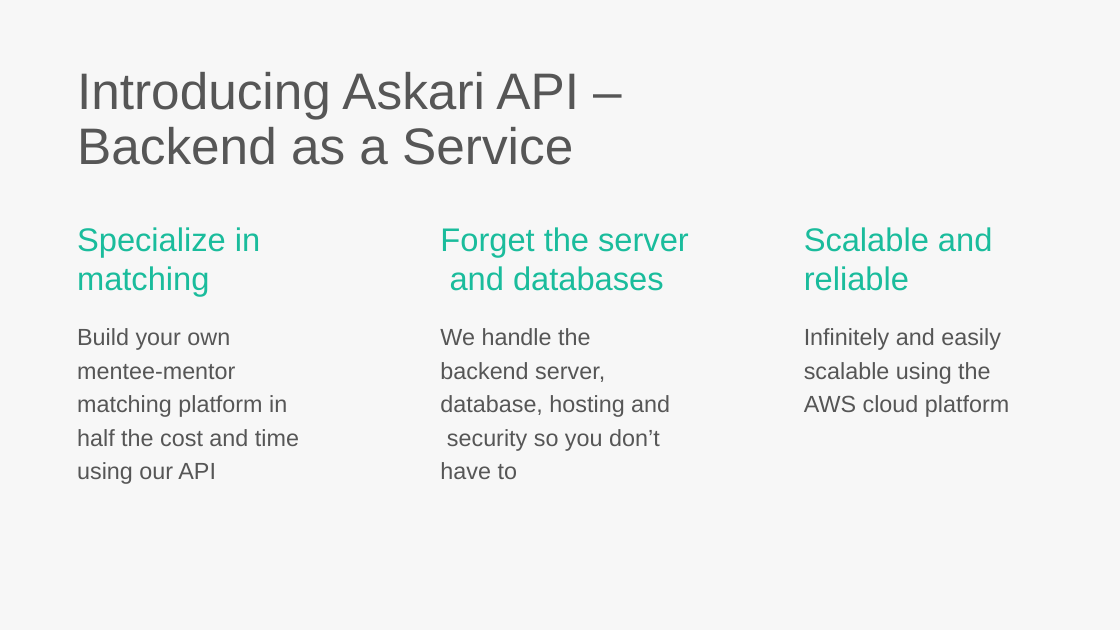
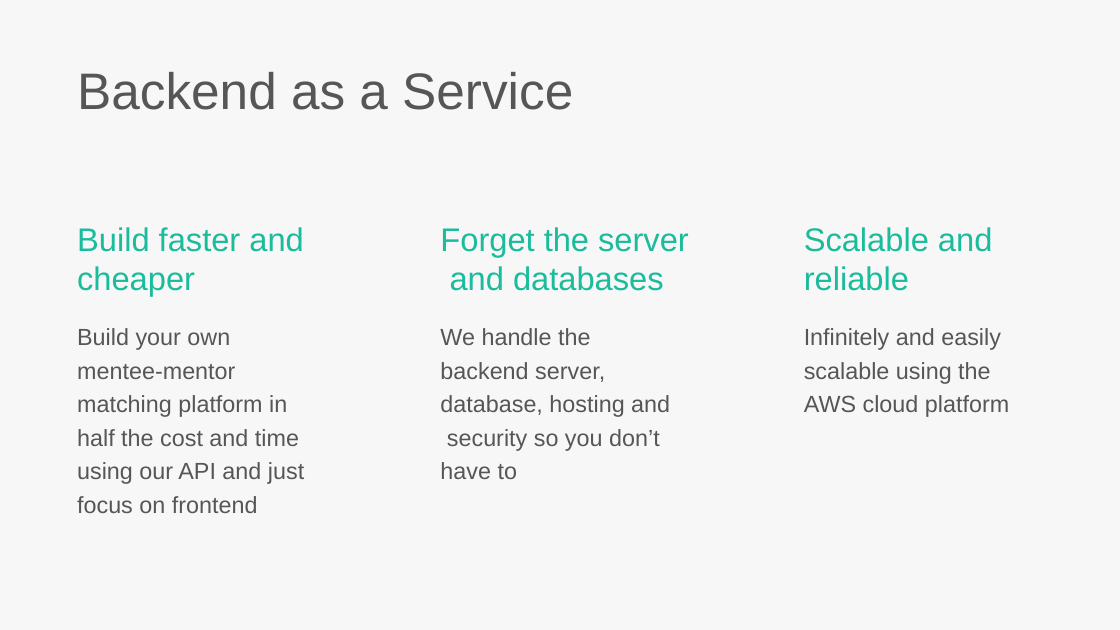
Before and after one commit to augusteo/techfugee, a slide deck: slide 9 of AskariPresentation.pptx (slide 8 before the commit). Drawn at 1120x630 pixels with LibreOffice and Linux fonts; fonts in the diff are those of the drawing. Boxes give left, top, right and bottom in pixels: in the first picture for what was removed or moved away, otherwise in the second. Text is boxed around its words. In the diff, an @@ line names an element or a change of style, - is before the commit and + after.

Commit message:
finished pptx

```diff
--- a/AskariPresentation.pptx
+++ b/AskariPresentation.pptx
@@ text at box(77, 72, 573, 110): text changed @@
-Introducing Askari API – Backend as a Service
+Backend as a Service
@@ text at box(77, 227, 303, 296): text changed @@
-Specialize in matching
+Build faster and cheaper
@@ text at box(77, 328, 304, 513): text changed @@
-Build your own mentee-mentor matching platform in half the cost and time using our API
+Build your own mentee-mentor matching platform in half the cost and time using our API and just focus on frontend
```
Also in this commit, not shown: 2 other slides changed, 2 slides added, 31 slides removed.
